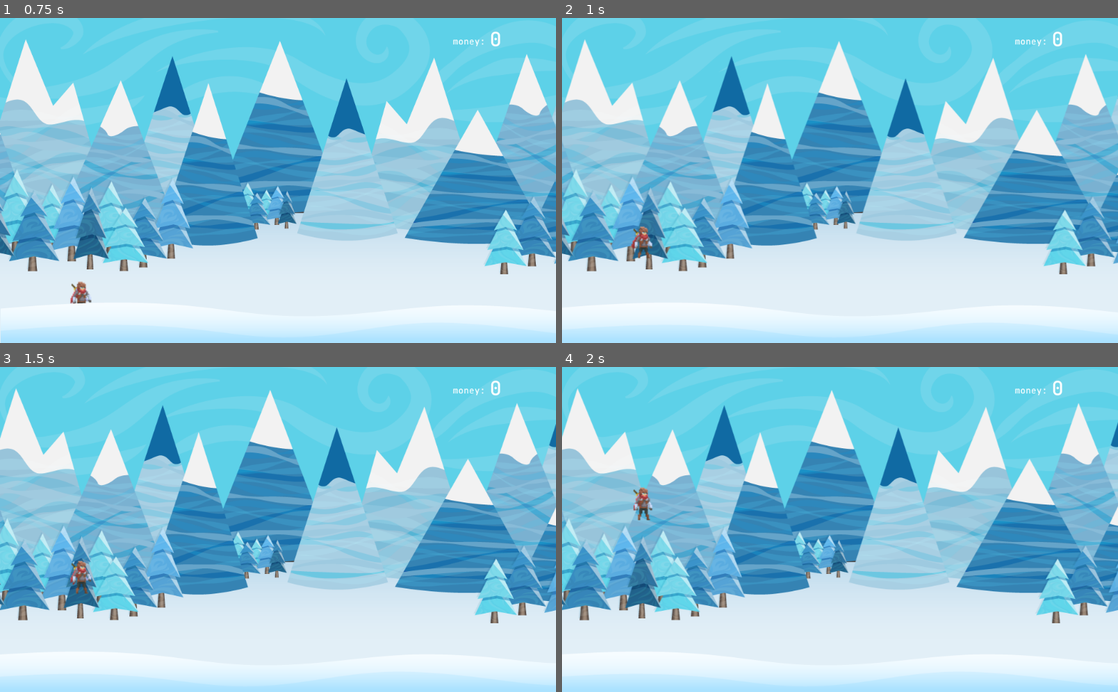
Above: before the commit, frames 1-4 (two rows, left to right).
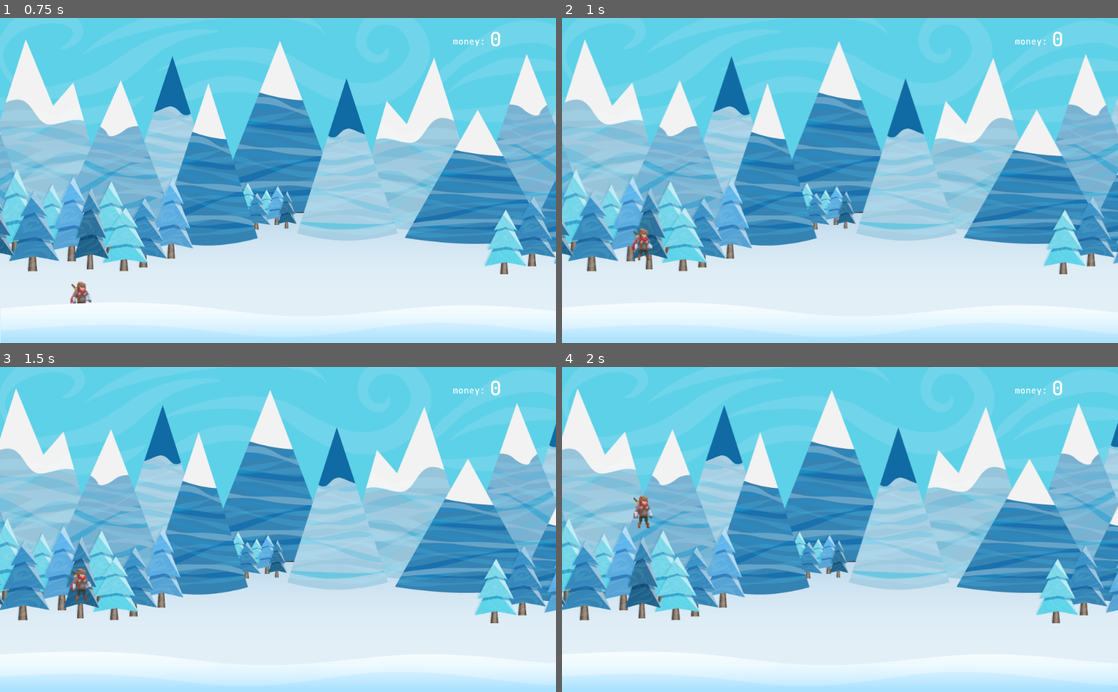
Above: after the commit, the same moments.

Repository: 1shevelov/Monster-Farm-prototype
Game: Godot game, scene res://Game.tscn
Same seed, same stepped clock (60 frames per second), same inputs: the game is played once before the commit and once after it. Sound files missing from this copy of the repository are replaced by a short silence.
Inputs:
- Up to frame 1 (0.75 s): no input
- Up to frame 2 (1 s): tap Space (jump) at 0.77 s
- Up to frame 3 (1.5 s): no input
- Up to frame 4 (2 s): tap Space (jump) at 1.52 s

Frame 1 is identical in both runs. In frame 2, 0.2% of the frame differs, in the area x 12-17%, y 64-75%; in frame 3, 0.3%, in the area x 12-17%, y 59-73%; in frame 4, 0.3%.

Commit message:
Obstacles give money on destruction

Diff:
--- a/Game.gd
+++ b/Game.gd
@@ -10,8 +10,6 @@
 	AudioServer.set_bus_volume_db(AudioServer.get_bus_index("Master"), 0)
 	randomize()
 
-# warning-ignore:return_value_discarded
-
 
 func on_ready_to_start() -> void:
 #	Globals.world_speed = Globals.DEFAULT_WORLD_SPEED
--- a/HUD/HPBarUI.gd
+++ b/HUD/HPBarUI.gd
@@ -24,7 +24,7 @@
 #	$ProgressBar.modulate(Color.red)
 
 
-func on_killed(attacked_node: Node2D):
+func on_killed(attacked_node: Node2D, _money_given: int = 0):
 	if attacked_node == attacked_object:
 		attacked_object.get_node("HPBarUI").hide()
 		attacked_object = null
--- a/avatar/Avatar.gd
+++ b/avatar/Avatar.gd
@@ -71,13 +71,14 @@
 
 
 func _on_Area2D_body_entered(body):
-	if body is StaticBody2D and state != IDLE:
+	if body is StaticBody2D and state == JUMP:
 		state = RUN
 
 
-func _on_Area2D_body_exited(body):
-	if body is StaticBody2D:
-		state = JUMP
+func _on_Area2D_body_exited(_body):
+#	if body is StaticBody2D:
+#		state = JUMP
+	pass
 
 
 # pseudo AI
@@ -123,9 +124,11 @@
 	attacked_node.receive_damage(attack_damage)
 
 
-func on_killed(killed_node: Node2D) -> void:
+func on_killed(killed_node: Node2D, money_given: int = 0) -> void:
 	if attacked_node == killed_node:
-		print(killed_node, " killed")
+		print(killed_node, " killed, giving ", money_given)
+		money += money_given
+		Signals.emit_signal("update_money", money)
 		$AttackTimer.stop()
 		state = RUN
 		Globals.world_speed = Globals.DEFAULT_WORLD_SPEED
--- a/objects/Obstacle.gd
+++ b/objects/Obstacle.gd
@@ -4,6 +4,8 @@
 
 var full_hp: int
 var current_hp: int
+
+var money: int
 
 
 func _ready():
@@ -25,10 +27,28 @@
 			if obj.hp.has("max"):
 				hp_max = obj.hp.max
 
-		if hp_min > 0 and hp_max >= hp_min:
+		if hp_min >= 0 and hp_max >= hp_min:
 # warning-ignore:narrowing_conversion
 			full_hp = round(rand_range(hp_min, hp_max))
 			current_hp = full_hp
+
+	if obj.has("money"):
+		var money_min := 0.0
+		var money_max := 0.0
+		if typeof(obj.money) == TYPE_REAL:
+			money_min = obj.money
+			money_max = obj.money
+		elif typeof(obj.money) == TYPE_DICTIONARY:
+			if obj.money.has("min"):
+				money_min = obj.money.min
+			if obj.money.has("max"):
+				money_max = obj.money.max
+
+		if money_min >= 0 and money_max >= money_min:
+# warning-ignore:narrowing_conversion
+			money = round(rand_range(money_min, money_max))
+
+	print(self, " has money = ", money)
 
 
 func _physics_process(_delta):
@@ -53,6 +73,6 @@
 		current_hp = 0
 	$HPBarUI.update_health(float(current_hp) / float(full_hp) * 100)
 	if current_hp <= 0:
-		Signals.emit_signal("killed", self)
+		Signals.emit_signal("killed", self, money)
 #		die effect or sound?
 		queue_free()
